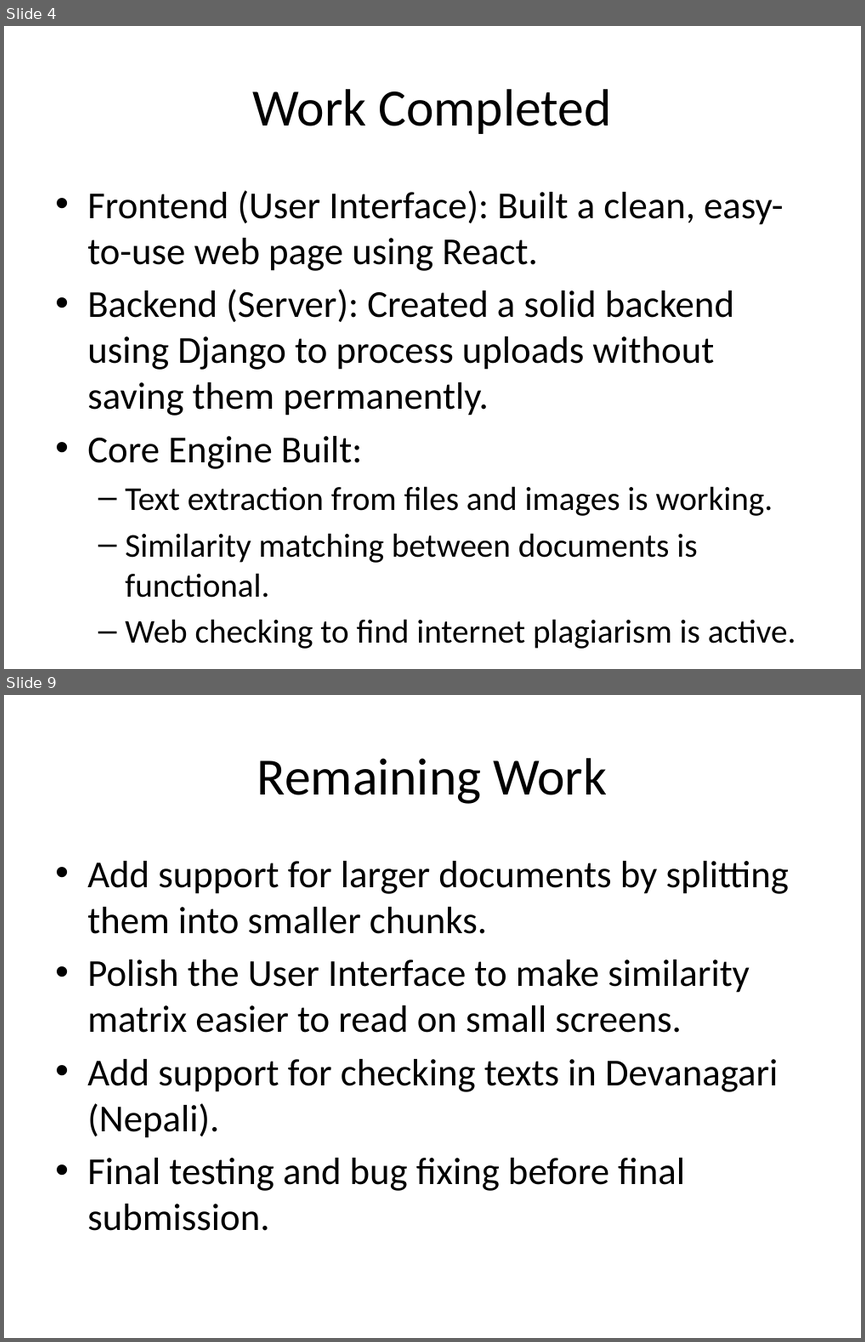
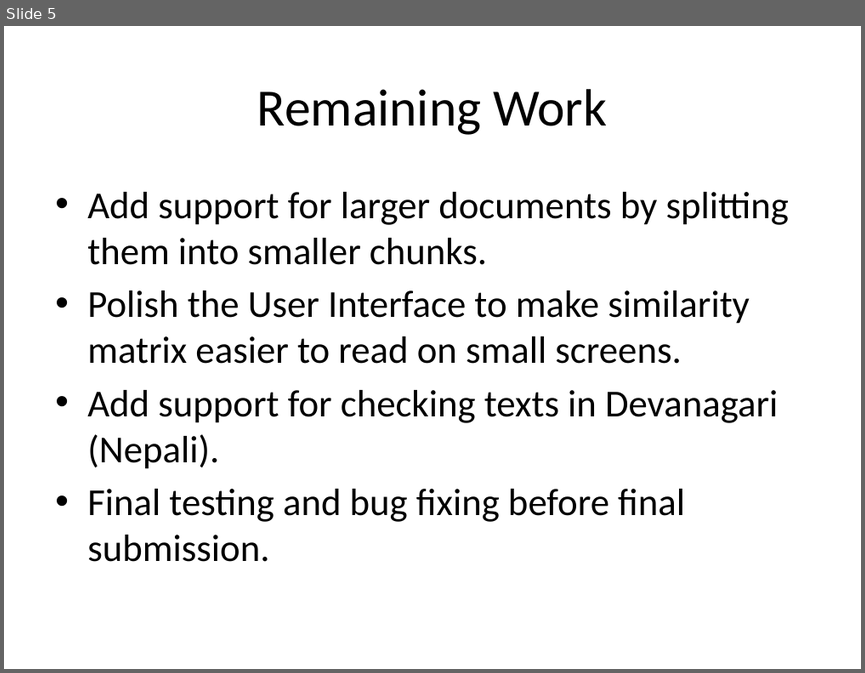
Before and after one commit to Neon17/plagiraism-detector-gces, a slide deck: Plagiarism_Detector_Presentation.pptx. Shown one above the other, each under a label of ours: slides 4 and 9 before the commit, slide 5 after it; the slides between them are not shown. The pictures are 865x1342 and 865x673 pixels, drawn with LibreOffice and Linux fonts; fonts in the diff are those of the drawing. Boxes give left, top, right and bottom in pixels: in the first picture for what was removed or moved away, otherwise in the second. Text is boxed around its words. In the diff, an @@ line names an element or a change of style, - is before the commit and + after.

```diff
--- a/Plagiarism_Detector_Presentation.pptx
+++ b/Plagiarism_Detector_Presentation.pptx
@@ slide 4 removed at [4,26,861,669], background #FFFFFF @@
@@ title removed at [253,89,612,134] @@
-Work Completed
@@ text removed at [87,190,796,648] @@
-• Frontend (User Interface): Built a clean, easy-to-use web page using React.
-• Backend (Server): Created a solid backend using Django to process uploads without saving them permanently.
-• Core Engine Built:
-  – Text extraction from files and images is working.
-  – Similarity matching between documents is functional.
-  – Web checking to find internet plagiarism is active.
@@ what was slide 9 is now slide 5 @@
```
Also in this commit, not shown: 4 slides changed, 3 other slides removed, 20 other files.
